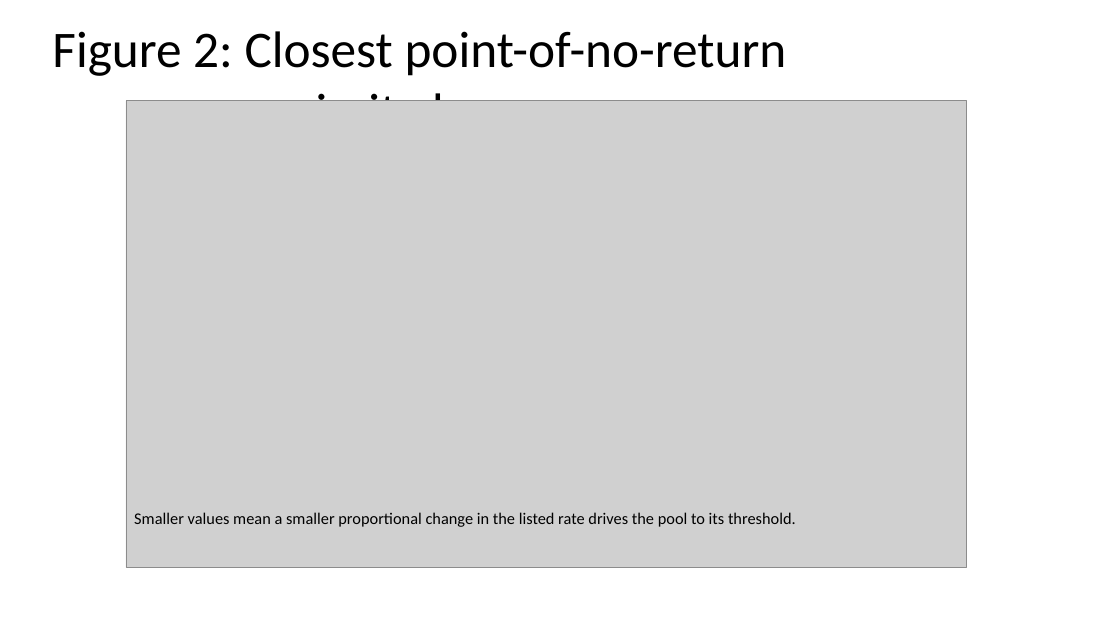
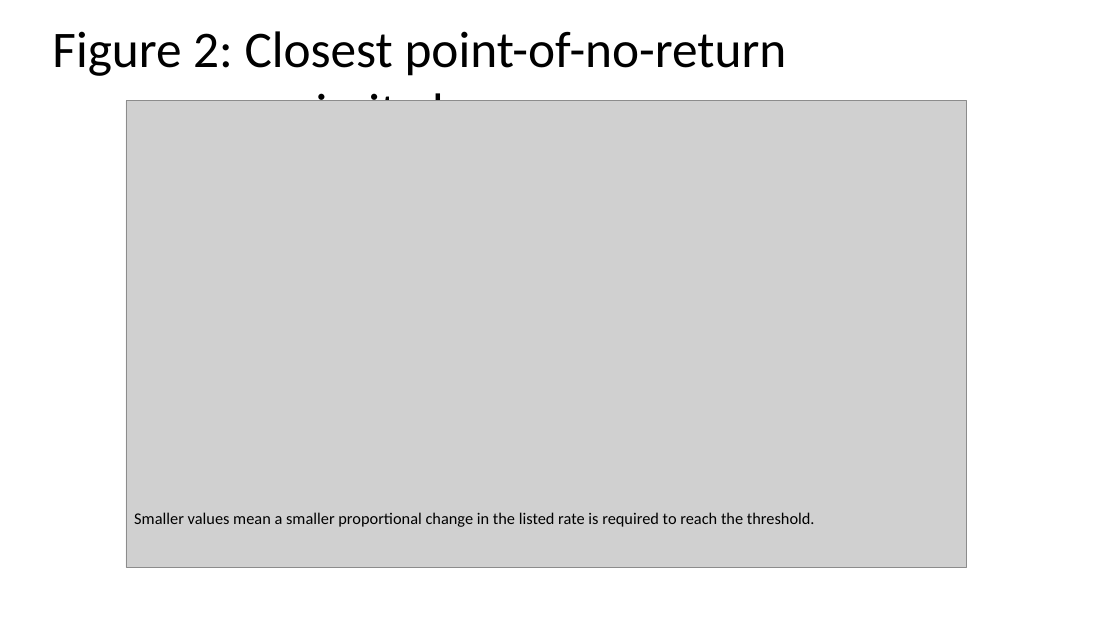
Before and after one commit to bougtoir/medical-accident-its-analysis, a slide deck: slide 3 of researcher_mobility_ode/docs/manuscript_figures.pptx. Drawn at 1120x630 pixels with LibreOffice and Linux fonts; fonts in the diff are those of the drawing; grey boxes stand for pictures. Boxes give left, top, right and bottom in pixels: in the first picture for what was removed or moved away, otherwise in the second. Text is boxed around its words. In the diff, an @@ line names an element or a change of style, - is before the commit and + after.

```diff
--- a/researcher_mobility_ode/docs/manuscript_figures.pptx
+++ b/researcher_mobility_ode/docs/manuscript_figures.pptx
@@ text at (134, 512, 815, 527): text changed @@
-Smaller values mean a smaller proportional change in the listed rate drives the pool to its threshold.
+Smaller values mean a smaller proportional change in the listed rate is required to reach the threshold.
```
Also in this commit, not shown: 4 other slides changed, 6 other files.
